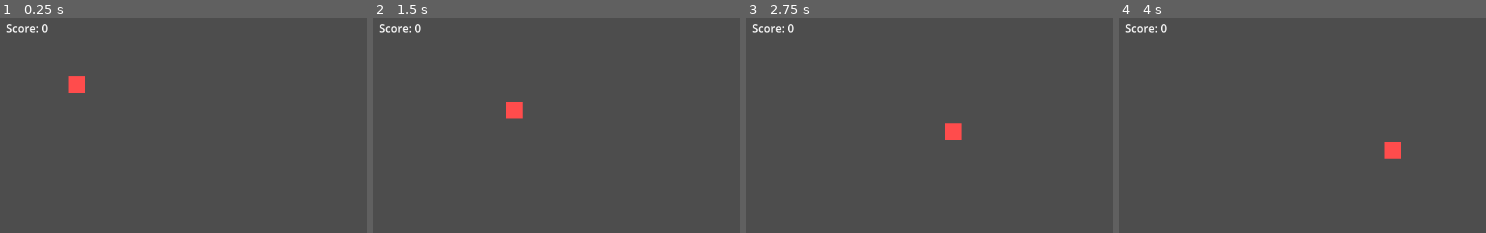
Above: before the commit, frames 1-4 (left to right).
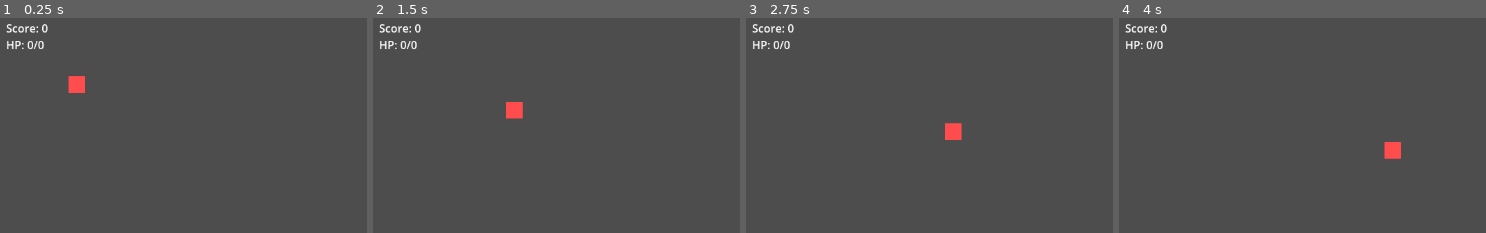
Above: after the commit, the same moments.

Repository: YodaTheCoder/godot-agent-bench
Game: Godot game, scene res://scenes/main.tscn
Two runs of this game, one before a commit and one after it. Both use one fixed random seed, a clock stepped at 60 frames per second and the inputs below.
Inputs (mouse positions are % of the whole screen's width and height, from its top left):
- Up to frame 1 (0.25 s): no input
- Up to frame 2 (1.5 s): tap Enter (ui_accept) at 0.5, 0.77 s; move the mouse to (78, 45) at 0.52 s; hold Right (ui_right) 0.53-1.25 s; hold Shift 0.53-1.25 s; click (78, 45) at 0.67 s; drag from (32, 55) to (48, 71) at 1.27 s
- Up to frame 3 (2.75 s): move the mouse to (65, 27) at 2.02 s; hold Right (ui_right) from 2.03 s (still down); tap Ctrl at 2.1 s
- Up to frame 4 (4 s): release Right (ui_right) at 2.75 s; drag from (48, 71) to (21, 34) at 2.77 s; move the mouse to (86, 66) at 3.52 s; hold Left (ui_left) from 3.53 s (still down); tap Alt at 3.6 s; tap Enter (ui_accept) at 3.77 s
The pictures show only the part of the screen within x 0-50%, y 0-50%; the shares and areas given below are measured in that part.

The runs differ from the first frame. In frame 1, 0.2% of the frame differs, in the area x 1-12%, y 10-15%; in frame 2, 0.2%; in frame 3, 0.2%; in frame 4, 0.2%.

Commit message:
e5r2-vk-qwen-ctx32k-20261109230932 008-hud-health r1

Diff:
--- a/scenes/hud.tscn
+++ b/scenes/hud.tscn
@@ -11,3 +11,10 @@
 offset_right = 216.0
 offset_bottom = 39.0
 text = "Score: 0"
+
+[node name="HealthLabel" type="Label" parent="."]
+offset_left = 16.0
+offset_top = 40.0
+offset_right = 216.0
+offset_bottom = 63.0
+text = "HP: 0/0"
--- a/scripts/components/health.gd
+++ b/scripts/components/health.gd
@@ -2,6 +2,7 @@
 extends Node
 
 signal died
+signal health_changed(current: int, max_health: int)
 
 @export var max_health := 100
 
@@ -18,7 +19,14 @@
 	current = maxi(current - amount, 0)
 	if current == 0:
 		died.emit()
+	else:
+		health_changed.emit(current, max_health)
 
 
 func heal(amount: int) -> void:
+	var old_current = current
 	current += amount
+	if current > max_health:
+		current = max_health
+	if current != old_current:
+		health_changed.emit(current, max_health)
--- a/scripts/hud.gd
+++ b/scripts/hud.gd
@@ -2,7 +2,16 @@
 extends CanvasLayer
 
 @onready var score_label: Label = $ScoreLabel
+@onready var health_label: Label = $HealthLabel
 
 
-func _process(_delta: float) -> void:
+func _ready() -> void:
 	score_label.text = "Score: %d" % ScoreManager.score
+	# We don't need _process anymore since we'll use signals
+
+
+func bind_health(h: Health) -> void:
+	health_label.text = "HP: %d/%d" % [h.current, h.max_health]
+	h.health_changed.connect(func(current, max_health):
+		health_label.text = "HP: %d/%d" % [current, max_health]
+	)
--- a/scripts/score_manager.gd
+++ b/scripts/score_manager.gd
@@ -1,11 +1,13 @@
 extends Node
+
+signal score_changed(score: int)
 
 var score: int
 
-
 func add_points(n: int) -> void:
 	score += n
-
+	score_changed.emit(score)
 
 func reset() -> void:
 	score = 0
+	score_changed.emit(score)
